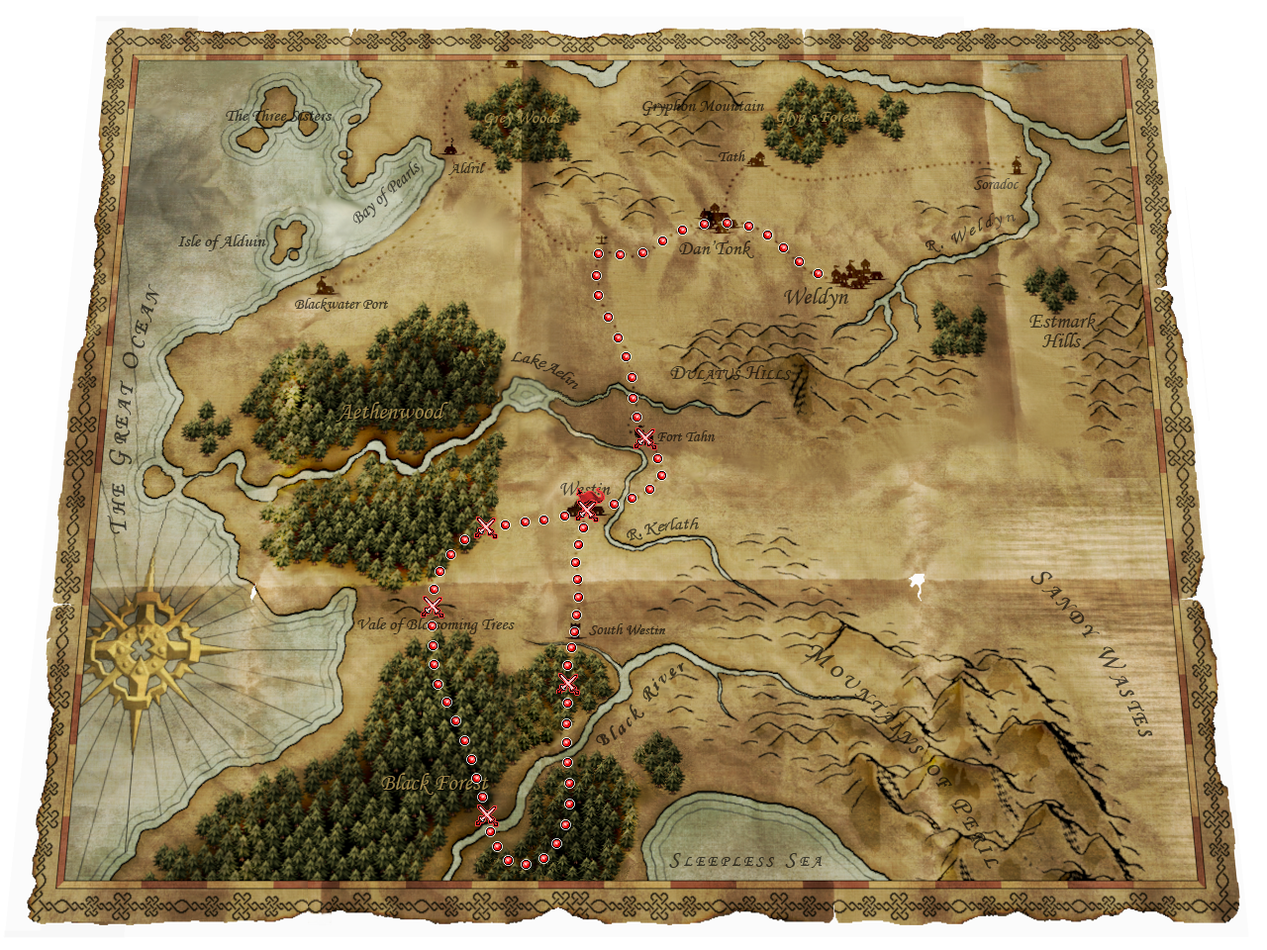
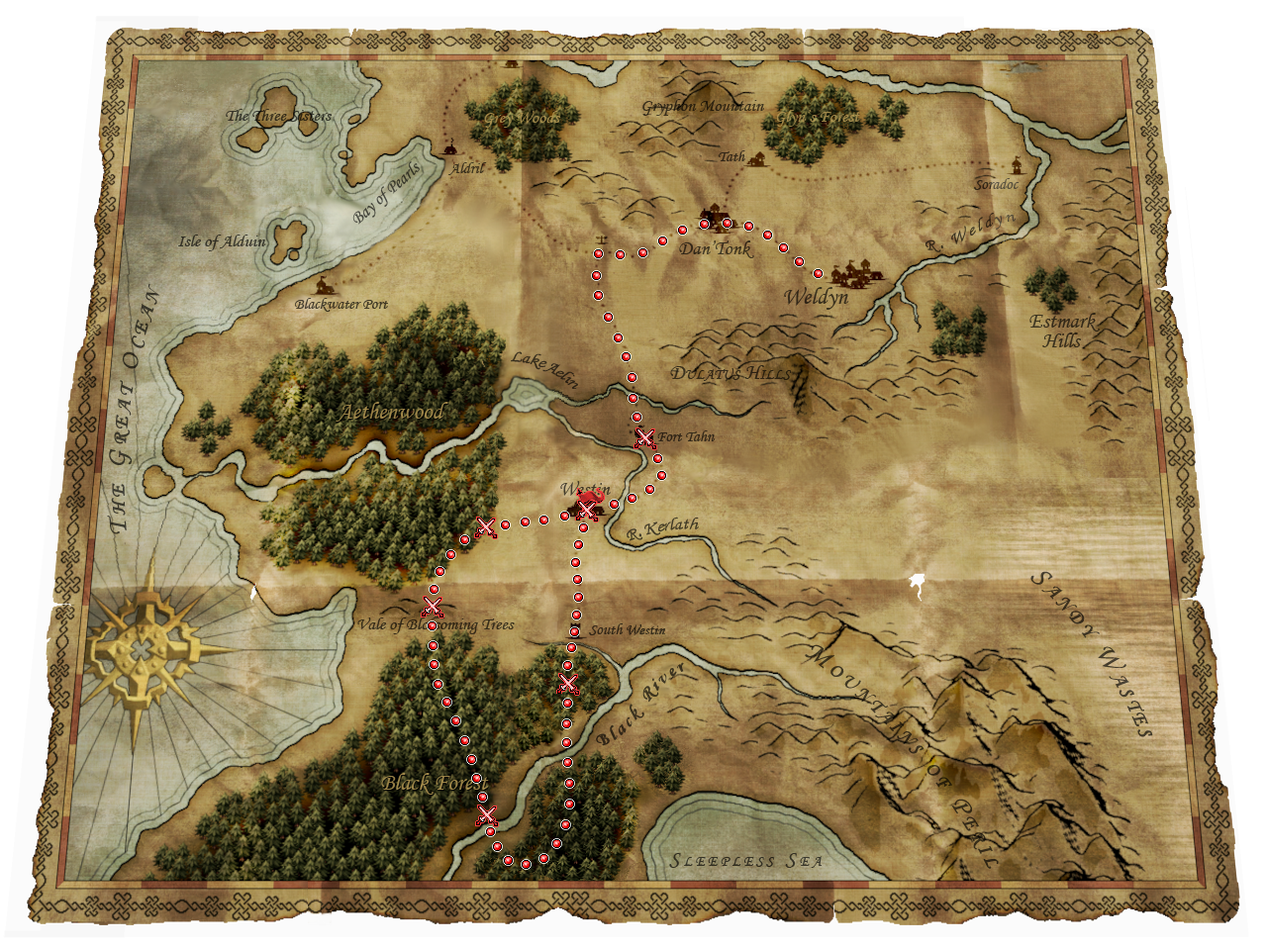
Revision of a layered 1267×950 image; what changed, layer by layer:
painted on "tsg.webp" over [358, 388, 502, 620]
